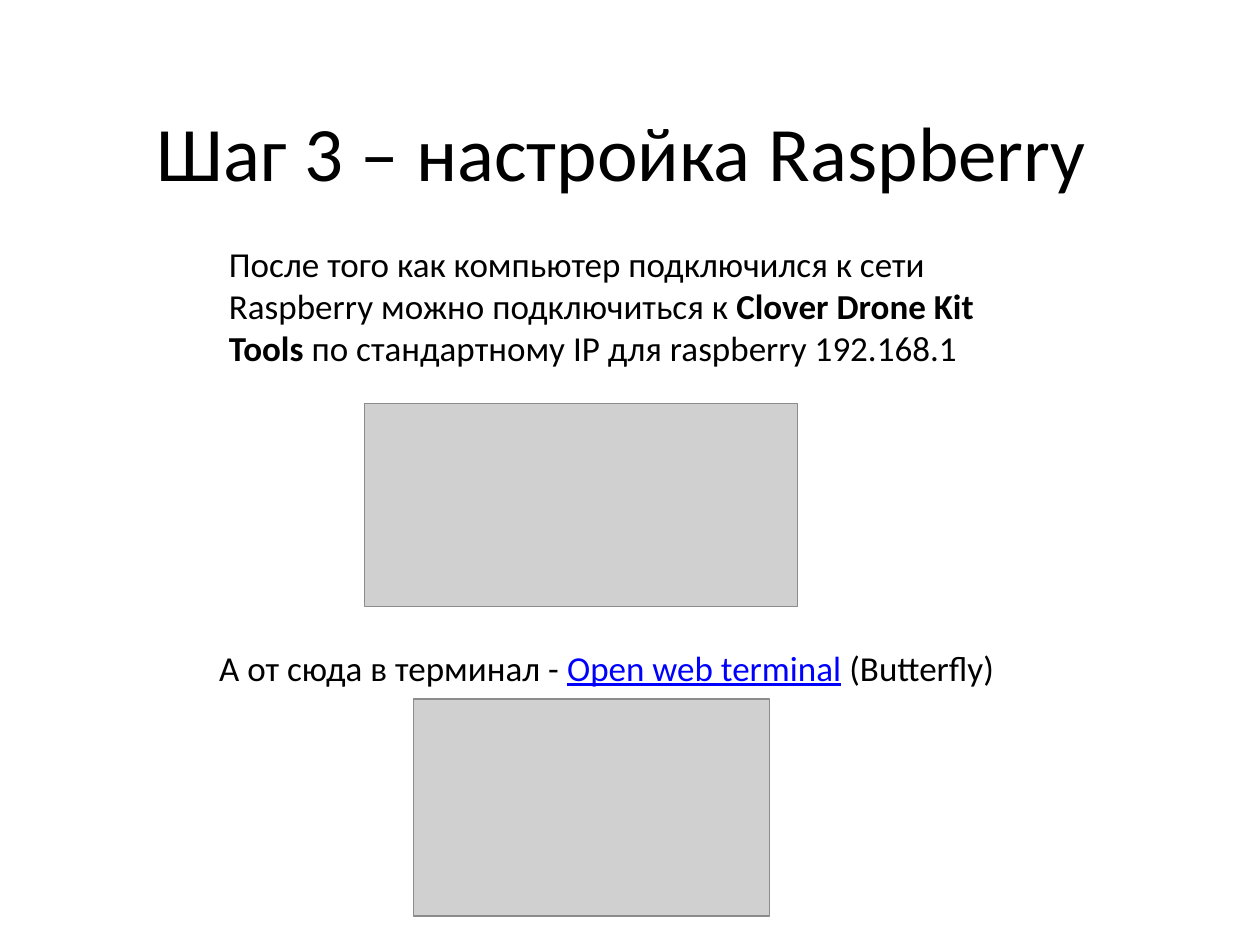
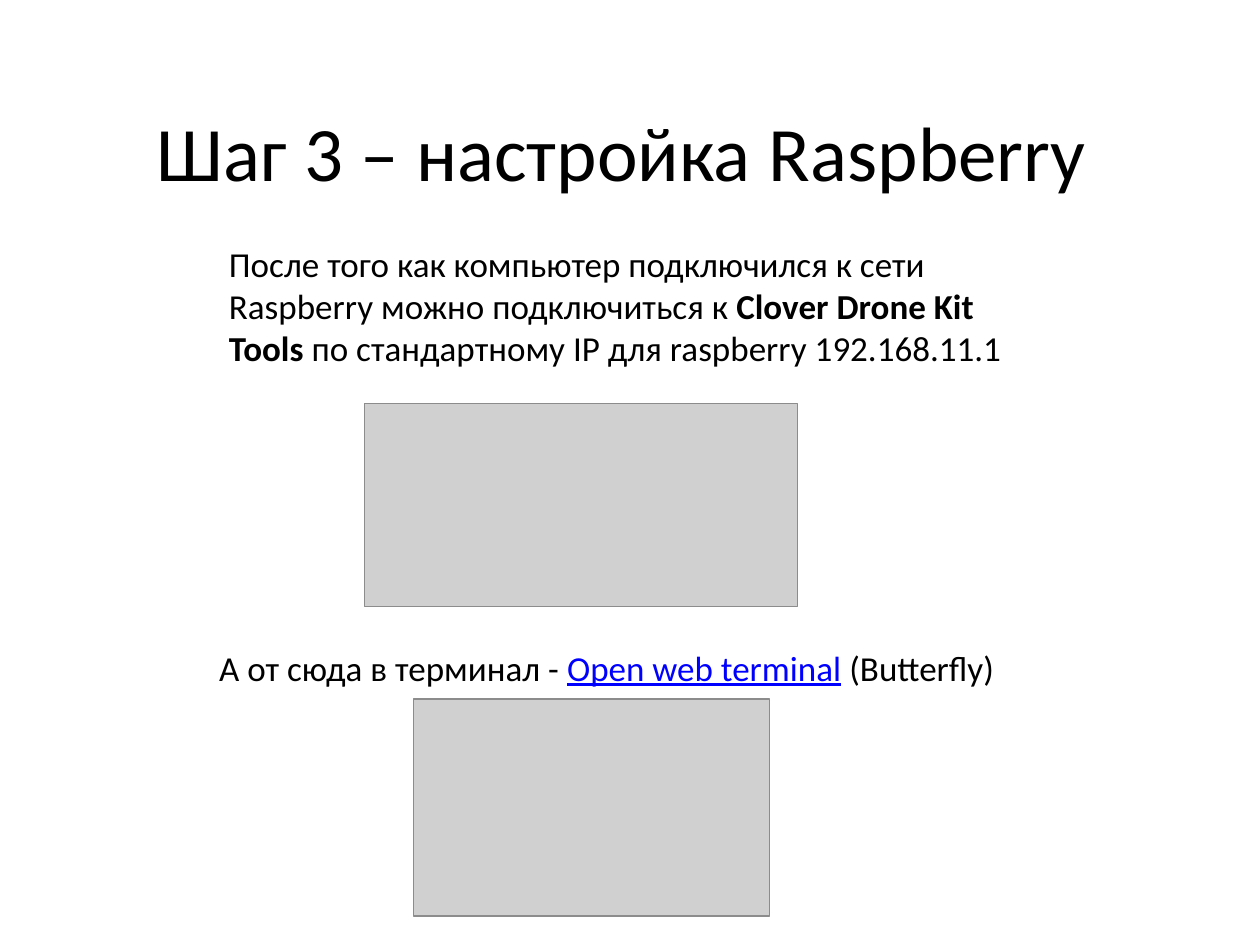
Before and after one commit to BlokkGaming/championship-AI, a slide deck: slide 5 of Инструкция по настройке и связыванию RaspberryPI.pptx. Drawn at 1260x945 pixels with LibreOffice and Linux fonts; fonts in the diff are those of the drawing; grey boxes stand for pictures. Boxes give left, top, right and bottom in pixels: in the first picture for what was removed or moved away, otherwise in the second. Text is boxed around its words. In the diff, an @@ line names an element or a change of style, - is before the commit and + after.

```diff
--- a/Инструкция по настройке и связыванию RaspberryPI.pptx
+++ b/Инструкция по настройке и связыванию RaspberryPI.pptx
@@ text at box(229, 254, 1001, 367): text changed @@
-После того как компьютер подключился к сети Raspberry можно подключиться к Clover Drone Kit Tools по стандартному IP для raspberry 192.168.1
+После того как компьютер подключился к сети Raspberry можно подключиться к Clover Drone Kit Tools по стандартному IP для raspberry 192.168.11.1
```
Also in this commit, not shown: 1 slide removed.
